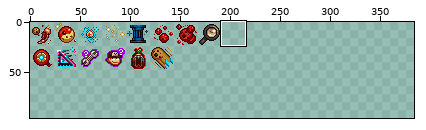
Edited in one commit: sprite sheet (icons.png). The picture above shows the old version from afar; the outline marks the close-up.
Close-up. As it was:
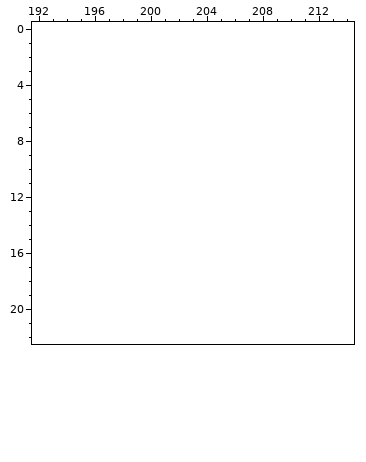
The file is 384x96 pixels, drawn in blocks of 2x2; one block is one cell here. Shown: x 192..214, y 0..22. The old version is drawn lined up with the new one, on the new canvas. The commit also changed other parts of the picture, which this record leaves out.
After:
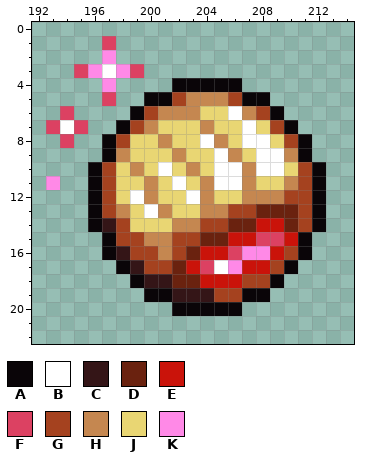
Palette (. is transparent): A #0a0508  B #ffffff  C #341517  D #6a220f  E #ca130a  F #dc4162  G #a5421f  H #c58750  J #e9d673  K #ff89e7
Edits made:
canvas 192x48 -> 384x96
@@ x 192..214 @@
  0 .......................
- 1 .......................
- 2 .......................
- 3 .......................
- 4 .......................
- 5 .......................
- 6 .......................
- 7 .......................
- 8 .......................
- 9 .......................
-10 .......................
-11 .......................
-12 .......................
-13 .......................
-14 .......................
-15 .......................
-16 .......................
-17 .......................
-18 .......................
-19 .......................
-20 .......................
+ 1 .....F.................
+ 2 .....K.................
+ 3 ...FKBKF...............
+ 4 .....K....AAAAA........
+ 5 .....F..AAGHHHGAA......
+ 6 ..F....AGHHHJJBHGA.....
+ 7 .FBF..AGHJJJHJJBJGA....
+ 8 ..F..AGJJHJJBHJBBJGA...
+ 9 .....AHJJJHJJBHJBBHA...
+10 ....AGJHJBJHJBBHBBJGA..
+11 .K..AGJJHJBJHBBHJJHGA..
+12 ....AGJBHJJBHJJHHHGGA..
+13 ....AGHJBHJJHHGGDDDGA..
+14 ....ACGJJJHHGGDDEEDGA..
+15 .....AGGHHGGDDEEFFEA...
+16 .....ACGGHGDEEFKKEGA...
+17 ......ACGGDEFBKEEGA....
+18 .......ACCDDEEEGGA.....
+19 ........AACCCGGAA......
+20 ..........AAAAA........
 21 .......................
